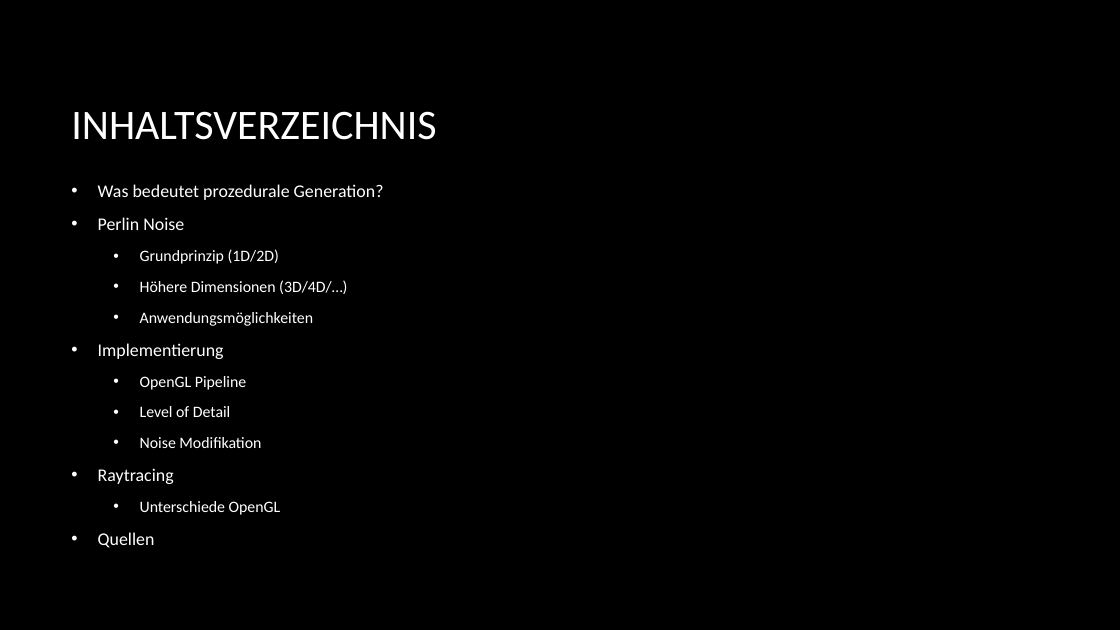
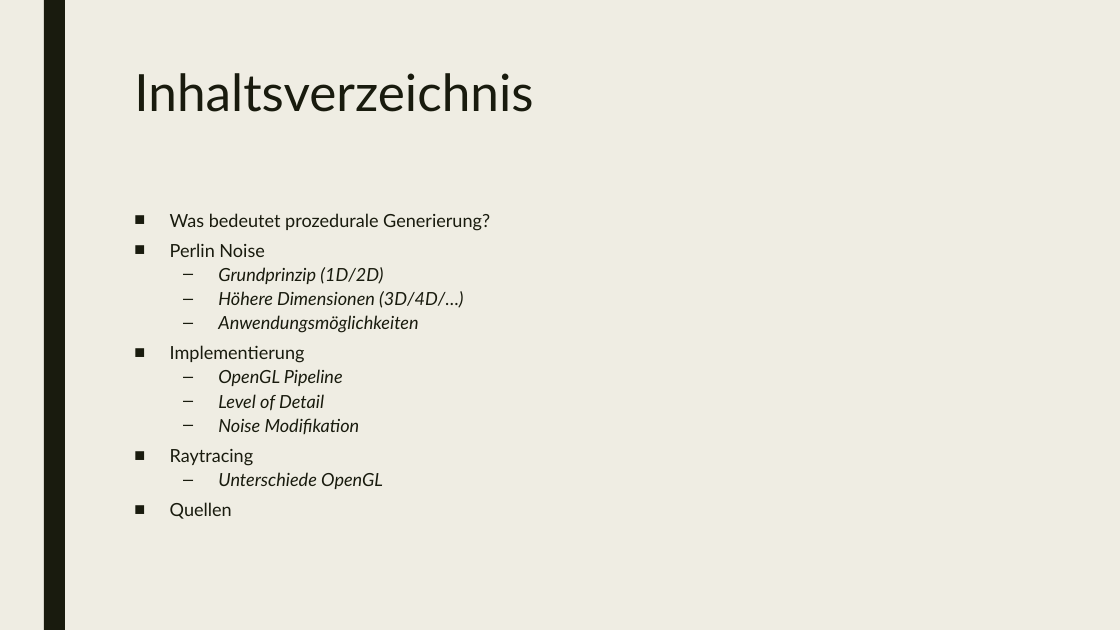
Before and after one commit to paramatedev/worldgen, a slide deck: slide 2 of worldgen.pptx. Drawn at 1120x630 pixels with LibreOffice and Linux fonts; fonts in the diff are those of the drawing; background and template pictures are left out. Boxes give left, top, right and bottom in pixels: in the first picture for what was removed or moved away, otherwise in the second. Text is boxed around its words. In the diff, an @@ line names an element or a change of style, - is before the commit and + after.

Commit message:
update

```diff
--- a/worldgen.pptx
+++ b/worldgen.pptx
@@ background picture (left out) to #EFEDE3 @@
@@ rectangle added at (44,0,65,630), fill #191B0E @@
@@ title "Inhaltsverzeichnis" at (134,73,533,112): vertical alignment middle to top @@
@@ title at (134,73,533,112): text changed; size 36 to 44 pt; font Calibri to Lato; text colour #FFFFFF to #191B0E @@
-INHALTSVERZEICHNIS
+Inhaltsverzeichnis
@@ text "Was bedeutet prozedurale Generierung?" at (170,213,490,519): vertical alignment middle to top @@
@@ text "Was bedeutet prozedurale Generierung?": place and size @@
-text "Was bedeutet prozedurale Generierung?" at (98,184,384,548)
+text "Was bedeutet prozedurale Generierung?" at (170,213,490,519)
@@ text at (170,213,490,231): text changed; size 15.3 to 15.5 pt; font Calibri to Lato; text colour #FFFFFF to #191B0E @@
-• Was bedeutet prozedurale Generation?
+■ Was bedeutet prozedurale Generierung?
@@ text at (170,243,463,519): size 15.3 to 15.5 pt in "Perlin Noise", "Implementierung", "Raytracing", "Quellen"; font Calibri to Lato, text colour #FFFFFF to #191B0E in "Perlin Noise", "Grundprinzip (1D/2D)", "Höhere Dimensionen (3D/4D/…)", "Anwendungsmöglichkeiten" and 7 more places; size 13.6 to 15.5 pt, italic on in "Grundprinzip (1D/2D)", "Höhere Dimensionen (3D/4D/…)", "Anwendungsmöglichkeiten", "OpenGL Pipeline" and 3 more places; bullet • to ■; line spacing 1 to 0.74; more space between paragraphs; bullet • to –; less space between paragraphs @@
```
Also in this commit, not shown: 2 other slides changed.
